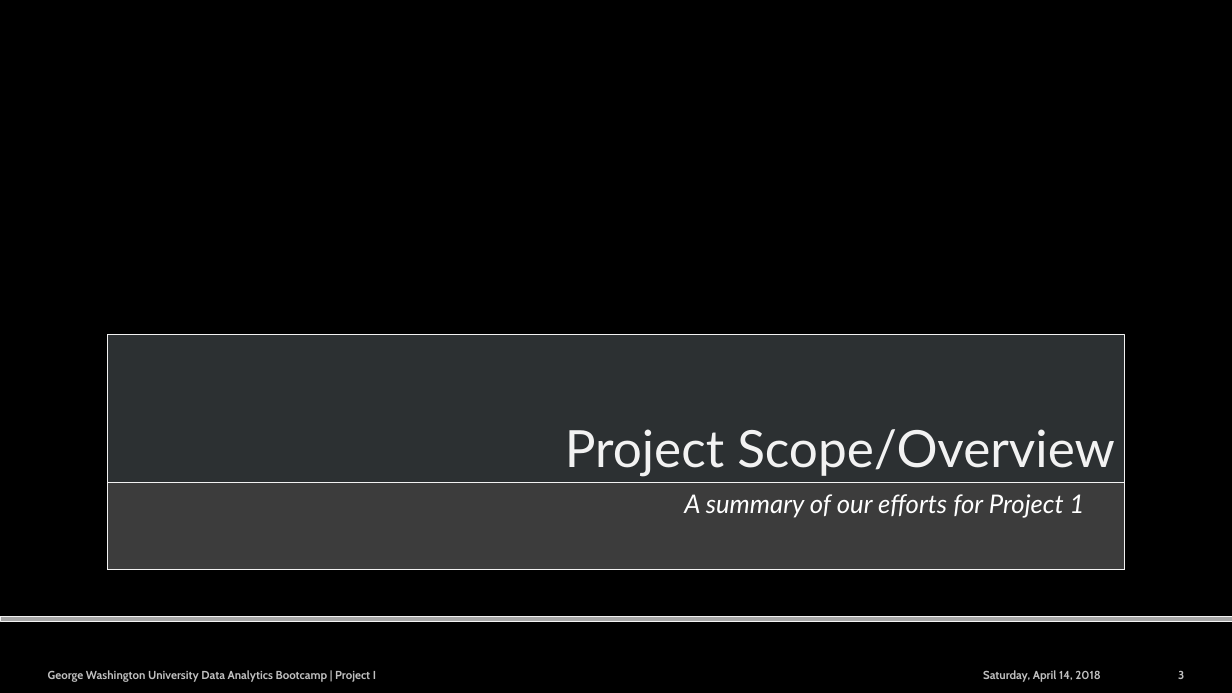
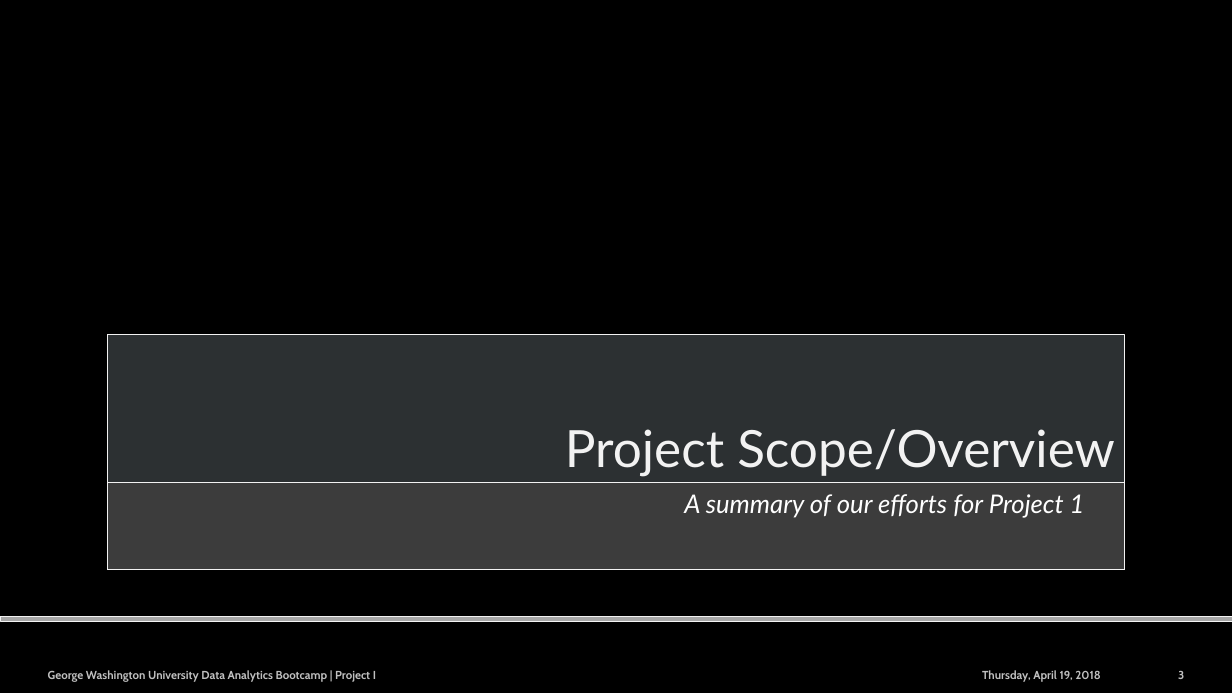
Before and after one commit to aeb8614/Project_1, a slide deck: slide 3 of Project_1_brief_20180414.pptx. Drawn at 1232x693 pixels with LibreOffice and Linux fonts; fonts in the diff are those of the drawing; background and template pictures are left out. Boxes give left, top, right and bottom in pixels: in the first picture for what was removed or moved away, otherwise in the second. Text is boxed around its words. In the diff, an @@ line names an element or a change of style, - is before the commit and + after.

```diff
--- a/Project_1_brief_20180414.pptx
+++ b/Project_1_brief_20180414.pptx
@@ text at box(982, 670, 1101, 682): text changed @@
-Saturday, April 14, 2018
+Thursday, April 19, 2018
```
Also in this commit, not shown: 10 other slides changed.
